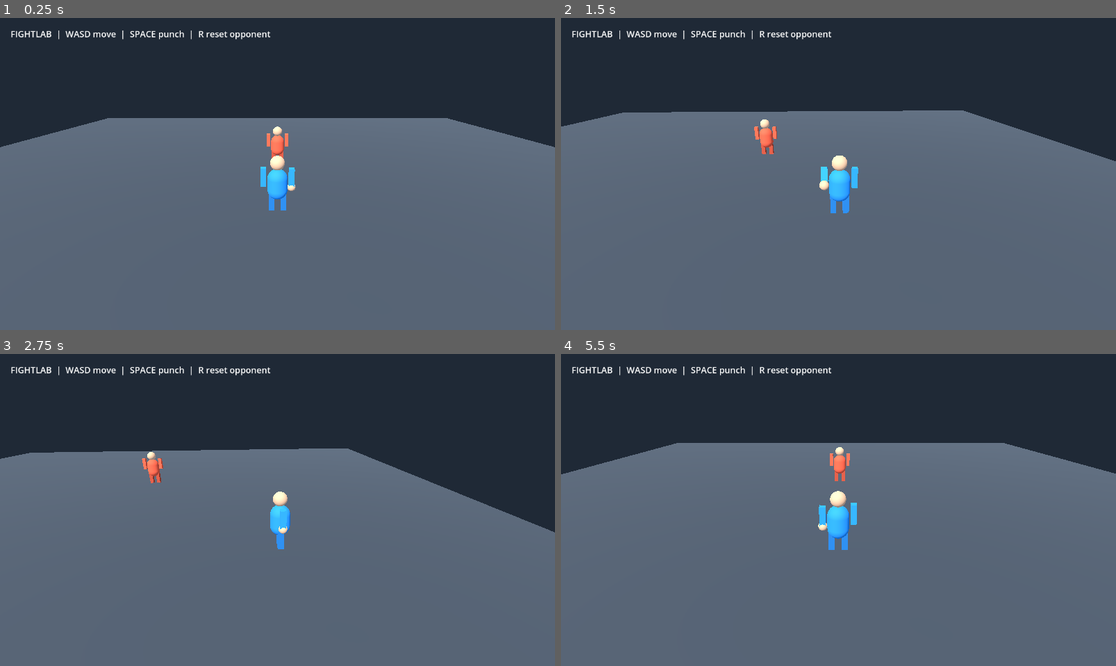
Above: before the commit, frames 1-4 (two rows, left to right).
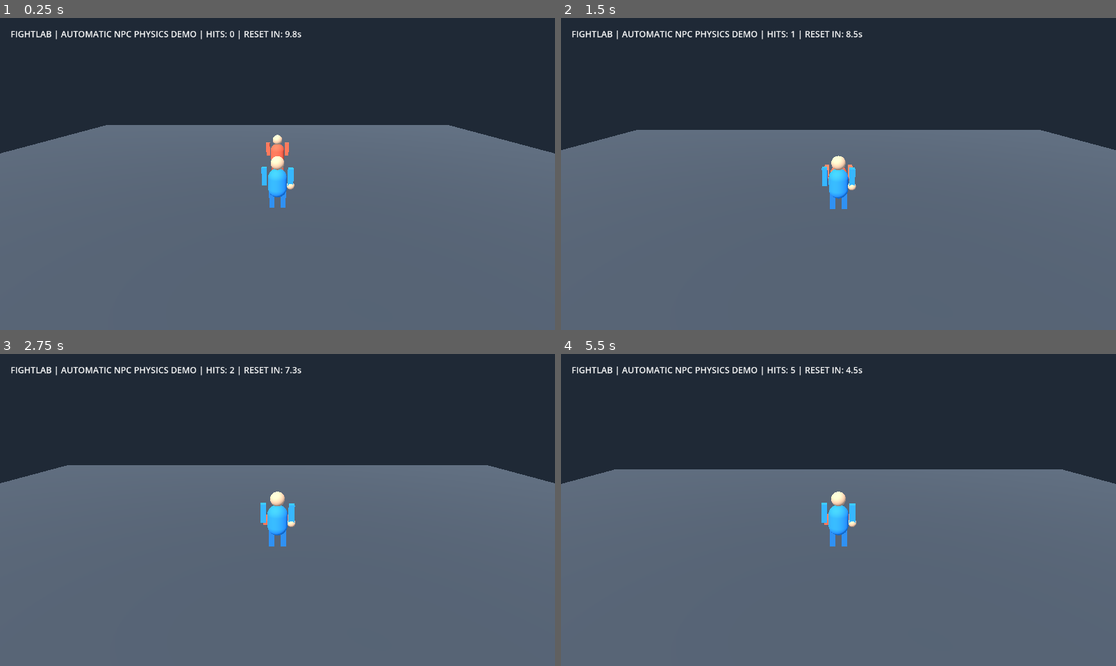
Above: after the commit, the same moments.

Repository: foreandr/FightLab
Game: Godot game, scene res://scenes/main.tscn
Two runs of this game, one before a commit and one after it. Both use one fixed random seed, a clock stepped at 60 frames per second and the inputs below.
Inputs:
- Up to frame 1 (0.25 s): no input
- Up to frame 2 (1.5 s): hold D 0.53-1.28 s; hold R 0.53-1.28 s; tap Space at 0.77, 0.8, 1.07, 1.35 s; hold S from 1.28 s (still down)
- Up to frame 3 (2.75 s): tap Space at 1.52, 1.82, 2.3 s; tap R at 1.55 s; release S at 2.03 s; hold D from 2.03 s (still down); hold R from 2.03 s (still down)
- Up to frame 4 (5.5 s): release D at 2.78 s; release R at 2.78 s; hold W 2.78-3.53 s; tap R at 2.85, 4.35 s; tap Space at 3.02, 3.32, 4.52, 4.82, 5.3 s; hold Space 3.53-4.28 s; hold A 3.53-5.03 s; hold S from 5.03 s (still down); hold R from 5.03 s (still down)

The runs differ from the first frame. In frame 1, 3.1% of the frame differs, in the area x 0-100%, y 4-62%; in frame 2, 6.4%; in frame 3, 7.5%; in frame 4, 7.8%, in the area x 0-100%, y 4-63%.

Commit message:
feat: autonomous NPC punch and knockback demonstration

Diff:
--- a/scripts/combat_sandbox.gd
+++ b/scripts/combat_sandbox.gd
@@ -1,6 +1,6 @@
 extends Node3D
 
-# First playable combat sandbox. Uses Godot's built-in physics so it runs offline.
+# Hands-free NPC demo using Godot's built-in physics.
 # Visual meshes are temporary placeholders for licensed rigged characters.
 const MOVE_SPEED := 5.5
 const PUNCH_REACH := 2.15
@@ -18,20 +18,27 @@
 var facing := Vector3(0, 0, -1)
 var opponent_initial := Vector3(0, 1.1, -4)
 var hud: Label
+var demonstration_time := 0.0
+var hits := 0
+const ROUND_SECONDS := 10.0
 
 func _ready() -> void:
 	_build_world()
 	Input.set_mouse_mode(Input.MOUSE_MODE_VISIBLE)
 
 func _physics_process(delta: float) -> void:
+	demonstration_time += delta
+	if demonstration_time >= ROUND_SECONDS:
+		_restart_round()
+
+	var toward := opponent.global_position - fighter.global_position
+	var horizontal := Vector3(toward.x, 0.0, toward.z)
+	var distance := horizontal.length()
 	var move := Vector3.ZERO
-	if Input.is_key_pressed(KEY_A): move.x -= 1.0
-	if Input.is_key_pressed(KEY_D): move.x += 1.0
-	if Input.is_key_pressed(KEY_W): move.z -= 1.0
-	if Input.is_key_pressed(KEY_S): move.z += 1.0
-	move = move.normalized()
-	if move.length_squared() > 0.01:
-		facing = move
+	if distance > 1.45 and distance < 16.0:
+		move = horizontal.normalized()
+	if distance > 0.05:
+		facing = horizontal.normalized()
 		fighter_visual.rotation.y = atan2(-facing.x, -facing.z)
 	fighter.velocity.x = move.x * MOVE_SPEED
 	fighter.velocity.z = move.z * MOVE_SPEED
@@ -42,33 +49,37 @@
 	fighter.move_and_slide()
 
 	punch_cooldown = maxf(0.0, punch_cooldown - delta)
-	if Input.is_key_pressed(KEY_SPACE) and punch_cooldown <= 0.0:
+	if distance <= 1.95 and punch_cooldown <= 0.0:
 		punch_clock = PUNCH_DURATION
-		punch_cooldown = 0.55
+		punch_cooldown = 1.05
 		punch_connected = false
-
 	if punch_clock > 0.0:
 		punch_clock = maxf(0.0, punch_clock - delta)
 		var progress := 1.0 - punch_clock / PUNCH_DURATION
-		# Wind-up, extension, recovery. Replace with a licensed skeletal clip later.
-		var extension := sin(progress * PI)
-		shoulder.rotation.x = 1.25 * extension
+		shoulder.rotation.x = 1.25 * sin(progress * PI)
 		if progress > 0.25 and not punch_connected:
 			_try_punch()
 			punch_connected = true
 	else:
 		shoulder.rotation.x = 0.0
 
-	if Input.is_key_pressed(KEY_R):
-		opponent.freeze = true
-		opponent.linear_velocity = Vector3.ZERO
-		opponent.angular_velocity = Vector3.ZERO
-		opponent.global_position = opponent_initial
-		opponent.global_rotation = Vector3.ZERO
-		opponent.freeze = false
-
 	camera.global_position = camera.global_position.lerp(fighter.global_position + Vector3(0, 5.0, 9.0), clampf(delta * 5.0, 0.0, 1.0))
 	camera.look_at(fighter.global_position + Vector3(0, 1.1, -1.0), Vector3.UP)
+	hud.text = "FIGHTLAB | AUTOMATIC NPC PHYSICS DEMO | HITS: %d | RESET IN: %.1fs" % [hits, ROUND_SECONDS - demonstration_time]
+
+func _restart_round() -> void:
+	demonstration_time = 0.0
+	fighter.global_position = Vector3(0, 0.05, 2)
+	fighter.velocity = Vector3.ZERO
+	punch_clock = 0.0
+	punch_cooldown = 0.0
+	shoulder.rotation.x = 0.0
+	opponent.freeze = true
+	opponent.linear_velocity = Vector3.ZERO
+	opponent.angular_velocity = Vector3.ZERO
+	opponent.global_position = opponent_initial
+	opponent.global_rotation = Vector3.ZERO
+	opponent.freeze = false
 
 func _try_punch() -> void:
 	var toward := opponent.global_position - (fighter.global_position + Vector3.UP)
@@ -80,6 +91,7 @@
 		return
 	# The target is an actual RigidBody3D; Godot's physics solver handles the impulse.
 	opponent.apply_central_impulse(direction * PUNCH_IMPULSE + Vector3.UP * 2.2)
+	hits += 1
 
 func _build_world() -> void:
 	var environment := WorldEnvironment.new()
@@ -151,7 +163,7 @@
 	var overlay := CanvasLayer.new()
 	add_child(overlay)
 	hud = Label.new()
-	hud.text = "FIGHTLAB  |  WASD move  |  SPACE punch  |  R reset opponent"
+	hud.text = "FIGHTLAB | AUTOMATIC NPC PHYSICS DEMO"
 	hud.position = Vector2(22, 20)
 	hud.add_theme_font_size_override("font_size", 18)
 	overlay.add_child(hud)
